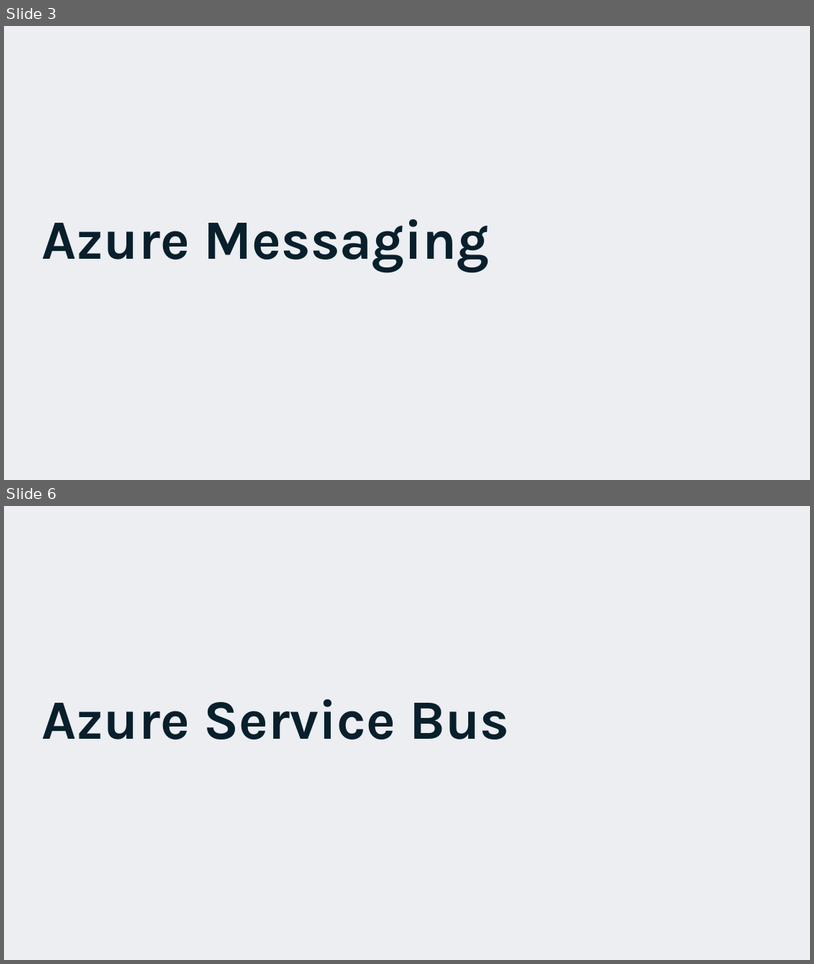
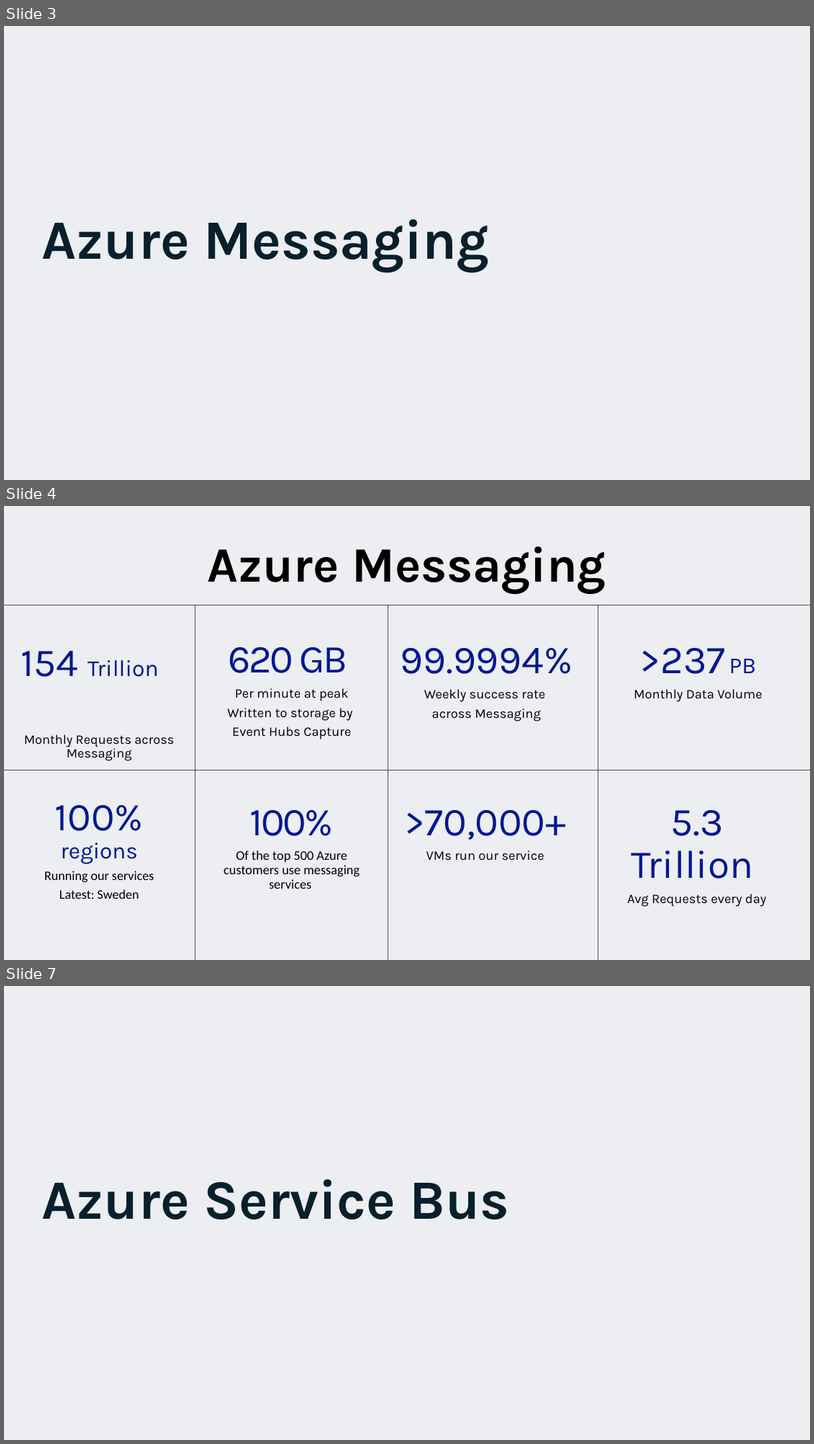
Before and after one commit to EldertGrootenboer/Migrating-your-messaging-workloads-to-the-Cloud-with-Azure-Service-Bus, a slide deck: Migrating your messaging workloads to the Cloud with Azure Service Bus.pptx. Shown one above the other, each under a label of ours: slides 3 and 6 before the commit, slides 3, 4 and 7 after it; the slides between them are not shown. The pictures are 814x964 and 814x1444 pixels, drawn with LibreOffice and Linux fonts; fonts in the diff are those of the drawing; background and template pictures are left out. Boxes give left, top, right and bottom in pixels: in the first picture for what was removed or moved away, otherwise in the second. Text is boxed around its words. In the diff, an @@ line names an element or a change of style, - is before the commit and + after.

```diff
--- a/Migrating your messaging workloads to the Cloud with Azure Service Bus.pptx
+++ b/Migrating your messaging workloads to the Cloud with Azure Service Bus.pptx
@@ slide 4 added at (4,506,810,960), background #C1C7D2 at 30% opacity @@
@@ title added at (208,546,607,594), 58.8 pt, text #000000, bold @@
+Azure Messaging
@@ line added from (4, 605) to (810, 605), #515151 0.5 pt @@
@@ line added from (196, 605) to (196, 960), #515151 0.5 pt @@
@@ line added from (388, 605) to (388, 960), #515151 0.5 pt @@
@@ line added from (599, 605) to (599, 960), #515151 0.5 pt @@
@@ text added at (21,651,174,761), 15.7 pt, text #000000 @@
+154 Trillion
+Monthly Requests across Messaging
@@ text added at (227,647,352,739), 15.7 pt, text #000000 @@
+620 GB
+Per minute at peak
+Written to storage by
+Event Hubs Capture
@@ text added at (401,648,573,721), 15.7 pt, text #000000 @@
+99.9994%
+Weekly success rate
+across Messaging
@@ text added at (634,648,763,702), 15.7 pt, text #000000 @@
+>237 PB
+Monthly Data Volume
@@ line added from (4, 770) to (810, 770), #515151 0.5 pt @@
@@ text added at (44,805,154,898), 15.5 pt, text #000000 @@
+100% regions
+Running our services
+Latest: Sweden
@@ text added at (224,810,360,888), 15.7 pt, text #000000 @@
+100%
+Of the top 500 Azure customers use messaging services
@@ text added at (404,810,566,860), 15.7 pt, text #000000 @@
+>70,000+
+VMs run our service
@@ text added at (628,810,766,906), 15.7 pt, text #000000 @@
+5.3 Trillion
+Avg Requests every day
@@ what was slide 6 is now slide 7 @@
```
Also in this commit, not shown: 5 slides changed.
